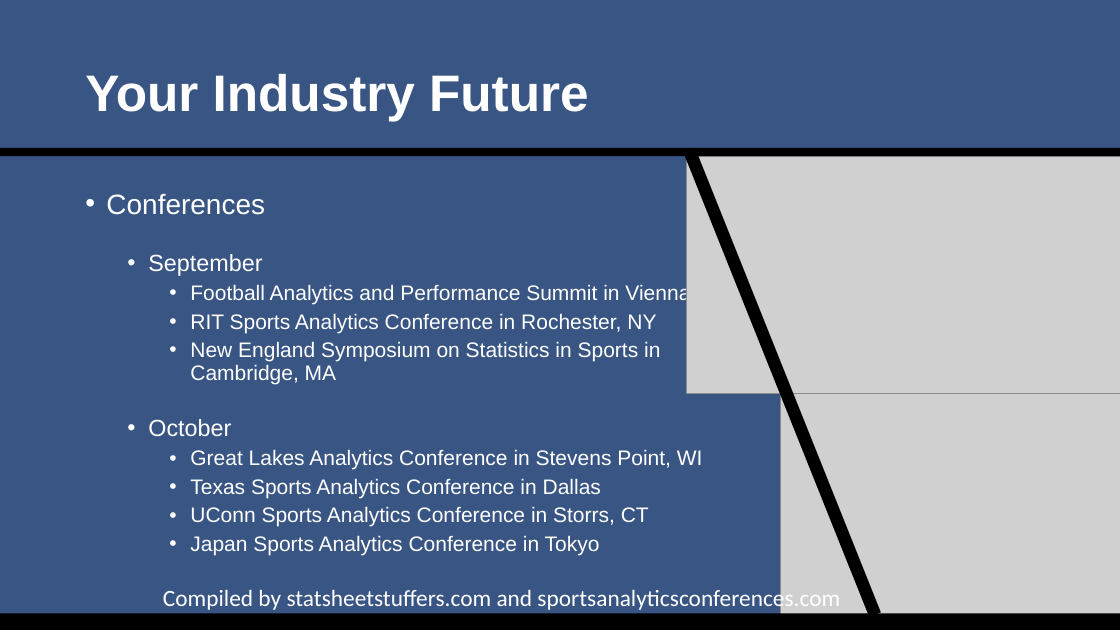
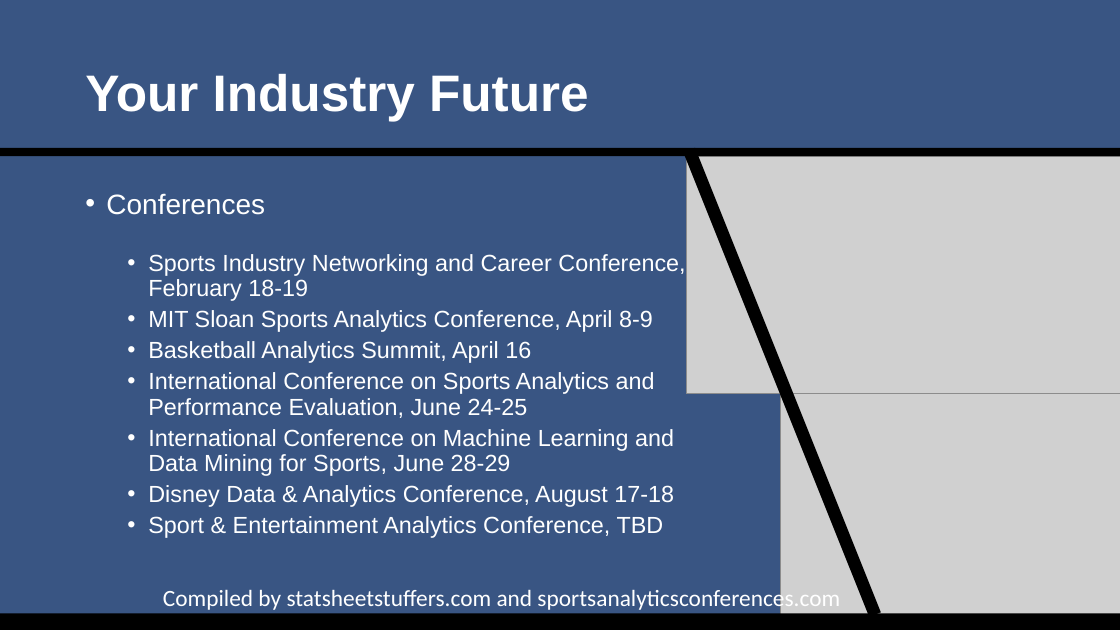
Before and after one commit to SuperMarioGiacomazzo/STOR538_WEBSITE, a slide deck: slide 18 of Slides/Sports Analytics 3/Sports_Analytics_3_Lecture.pptx. Drawn at 1120x630 pixels with LibreOffice and Linux fonts; fonts in the diff are those of the drawing; grey boxes stand for pictures. Boxes give left, top, right and bottom in pixels: in the first picture for what was removed or moved away, otherwise in the second. Text is boxed around its words. In the diff, an @@ line names an element or a change of style, - is before the commit and + after.

```diff
--- a/Slides/Sports Analytics 3/Sports_Analytics_3_Lecture.pptx
+++ b/Slides/Sports Analytics 3/Sports_Analytics_3_Lecture.pptx
@@ text at bbox=[148, 254, 685, 538]: text changed; size 18 to 20 pt @@
-  • September
-    • Football Analytics and Performance Summit in Vienna
-    • RIT Sports Analytics Conference in Rochester, NY
-    • New England Symposium on Statistics in Sports in Cambridge, MA
-  • October
-    • Great Lakes Analytics Conference in Stevens Point, WI
-    • Texas Sports Analytics Conference in Dallas
-    • UConn Sports Analytics Conference in Storrs, CT
-    • Japan Sports Analytics Conference in Tokyo
+  • Sports Industry Networking and Career Conference, February 18-19
+  • MIT Sloan Sports Analytics Conference, April 8-9
+  • Basketball Analytics Summit, April 16
+  • International Conference on Sports Analytics and Performance Evaluation, June 24-25
+  • International Conference on Machine Learning and Data Mining for Sports, June 28-29
+  • Disney Data & Analytics Conference, August 17-18
+  • Sport & Entertainment Analytics Conference, TBD
```
Also in this commit, not shown: 2 other slides changed, 1 slide removed, 19 other files.
